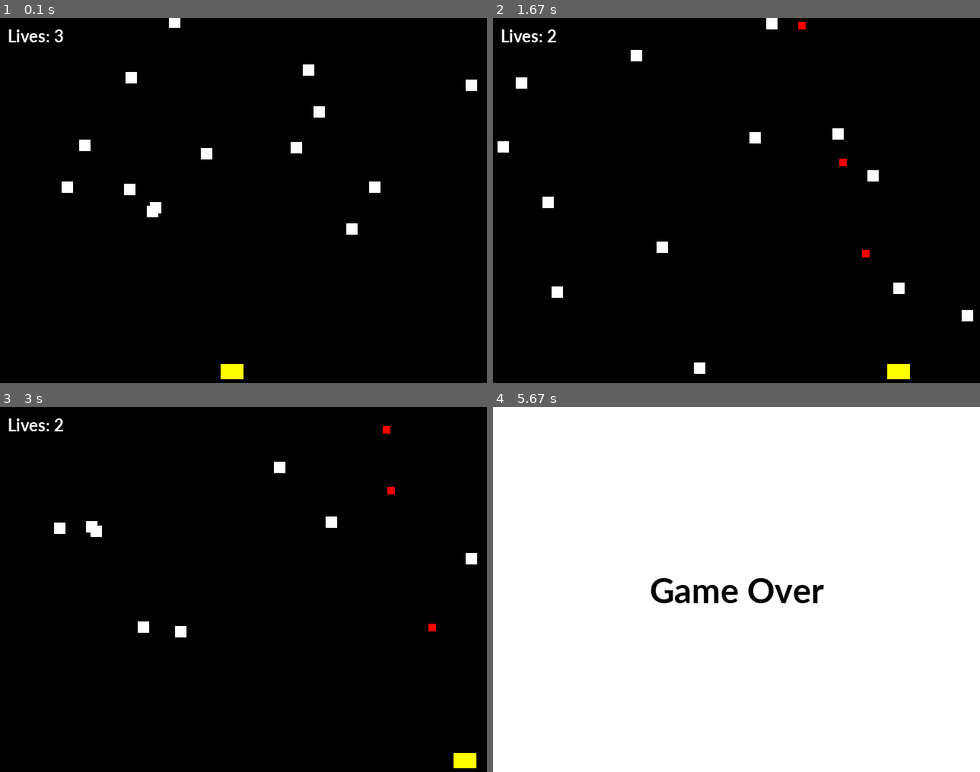
Above: before the commit, frames 1-4 (two rows, left to right).
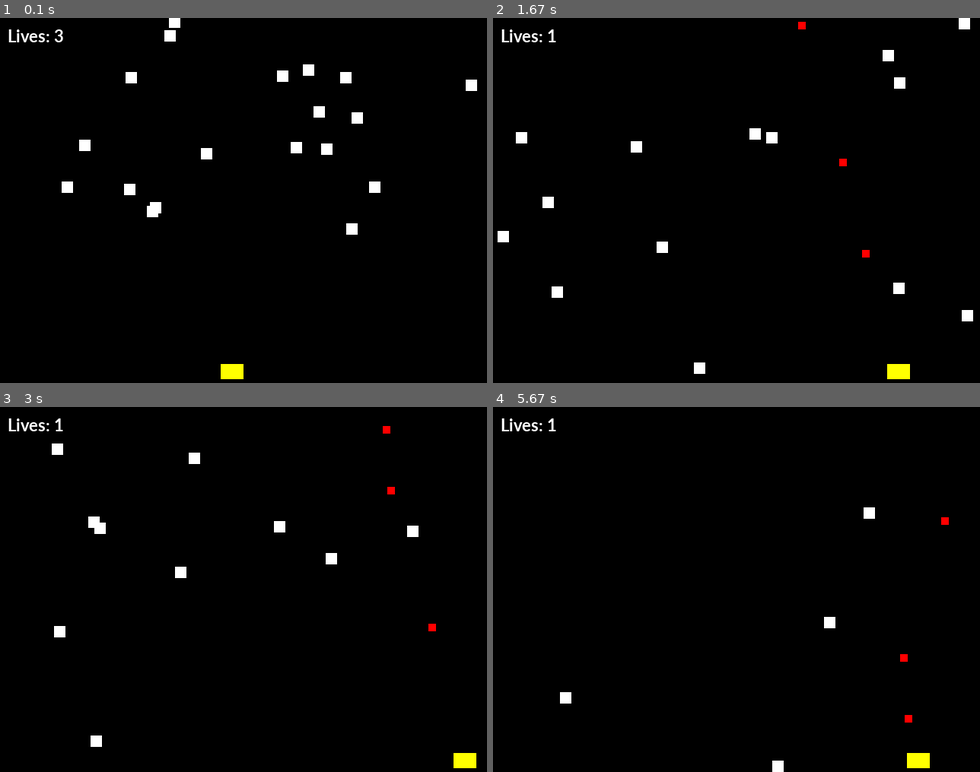
Above: after the commit, the same moments.

Repository: bhornby/Hornby-Classwork
Game: pygame game, started from python/Space Invader(working score and game over).py
The game is run twice, just before and just after one commit, with the same random seed, the same clock (stepped at 60 frames per second) and the same inputs.
Inputs:
- Up to frame 1 (0.1 s): no input
- Up to frame 2 (1.67 s): hold Right 0.33-0.8 s; hold Right 0.83-1.3 s; tap Space at 0.9, 1.2, 1.4 s; hold Right from 1.33 s (still down)
- Up to frame 3 (3 s): tap Space at 1.7, 1.97, 2.27, 2.4, 2.7 s; release Right at 1.87 s; hold Left 1.9-2.3 s; hold Right 2.33-2.97 s
- Up to frame 4 (5.67 s): hold Left 3-3.47 s; tap Space at 3.07, 3.37, 3.57, 3.87, 4.07, 4.37, 4.57, 4.87, 5.13, 5.43, 5.57 s; hold Right 3.5-3.97 s; hold Right 4-4.47 s; hold Left 4.5-5.03 s; hold Left 5.07-5.47 s; hold Right from 5.5 s (still down)

The runs differ from the first frame. In frame 1, 0.4% of the frame differs, in the area x 33-75%, y 3-38%; in frame 2, 1.0%; in frame 3, 1.2%; in frame 4, 99%, in the area x 0-100%, y 0-100%.

Commit message:
Update Space Invader(working score and game over).py

Diff:
--- a/python/Space Invader(working score and game over).py
+++ b/python/Space Invader(working score and game over).py
@@ -115,7 +115,7 @@
 all_sprite_group.add(my_player)
 
 #creating the snowflakes
-number_of_invaders = 15
+number_of_invaders = 20
 if number_of_invaders < 1:
     number_of_invaders = 15
 else:
